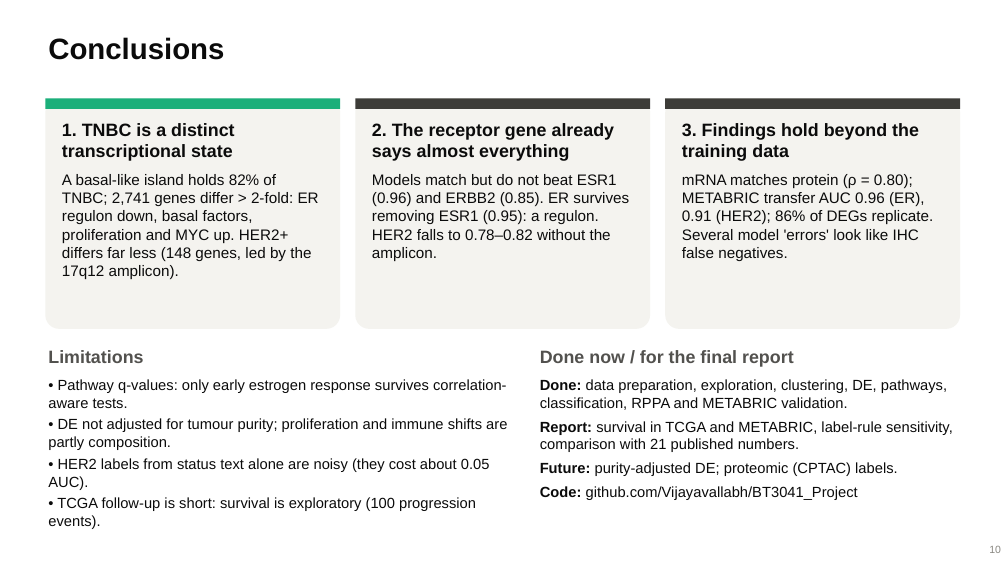
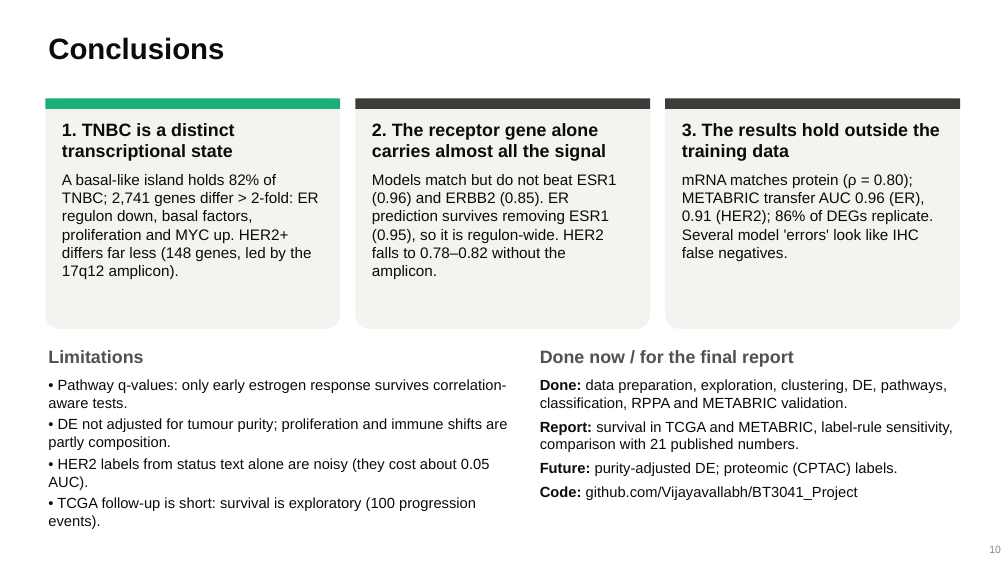
Before and after one commit to Vijayavallabh/BT3041_Project, a slide deck: slide 10 of step4_slides/BT3041_talk.pptx. Drawn at 1008x567 pixels with LibreOffice and Linux fonts; fonts in the diff are those of the drawing. Boxes give left, top, right and bottom in pixels: in the first picture for what was removed or moved away, otherwise in the second. Text is boxed around its words. In the diff, an @@ line names an element or a change of style, - is before the commit and + after.

Commit message:
Revise report, slide and README prose for clarity
Split long sentences, remove stock phrasing and match claims to their evidence.
No number, result, figure or citation changed; report still 8 pages, talk still 7:45.

```diff
--- a/step4_slides/BT3041_talk.pptx
+++ b/step4_slides/BT3041_talk.pptx
@@ text at [372, 123, 617, 279]: text changed @@
-2. The receptor gene already says almost everything
-Models match but do not beat ESR1 (0.96) and ERBB2 (0.85). ER survives removing ESR1 (0.95): a regulon. HER2 falls to 0.78–0.82 without the amplicon.
+2. The receptor gene alone carries almost all the signal
+Models match but do not beat ESR1 (0.96) and ERBB2 (0.85). ER prediction survives removing ESR1 (0.95), so it is regulon-wide. HER2 falls to 0.78–0.82 without the amplicon.
@@ text at [682, 123, 940, 161]: text changed @@
-3. Findings hold beyond the training data
+3. The results hold outside the training data
```
Also in this commit, not shown: 1 other slide changed, 9 other files.
